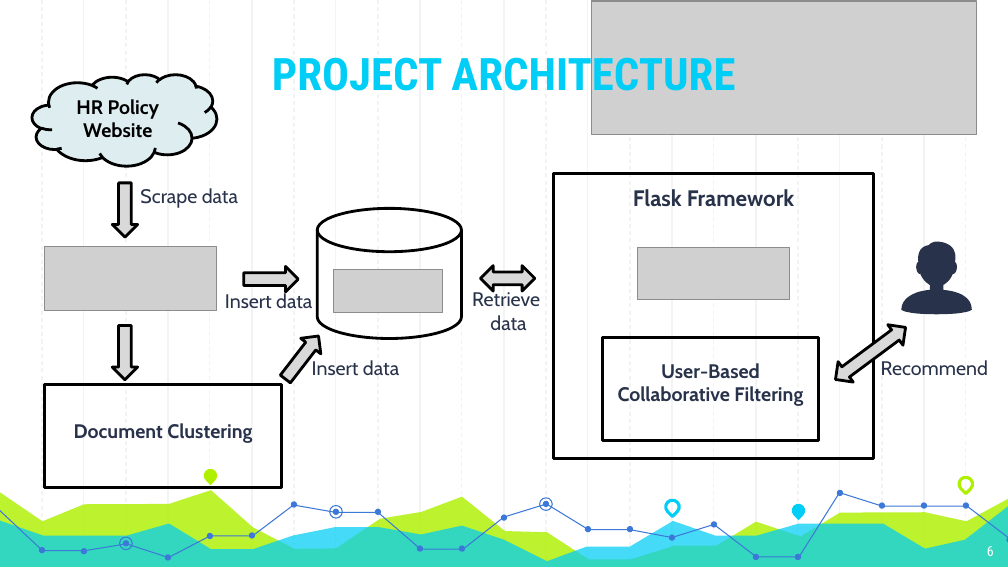
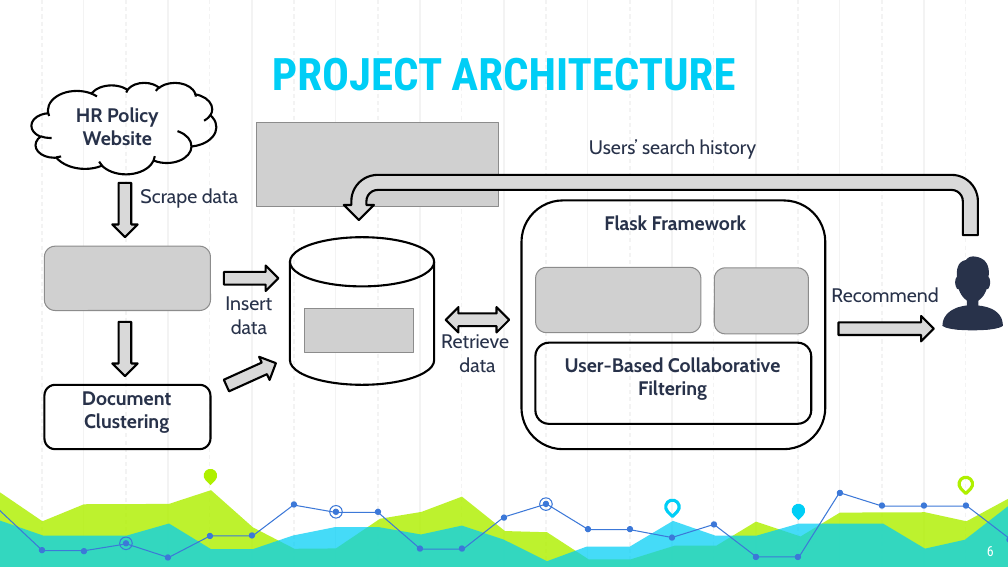
Before and after one commit to Andyayk/app, a slide deck: slide 6 of Graph Based Search.pptx. Drawn at 1008x567 pixels with LibreOffice and Linux fonts; fonts in the diff are those of the drawing; grey boxes stand for pictures. Boxes give left, top, right and bottom in pixels: in the first picture for what was removed or moved away, otherwise in the second. Text is boxed around its words. In the diff, an @@ line names an element or a change of style, - is before the commit and + after.

```diff
--- a/Graph Based Search.pptx
+++ b/Graph Based Search.pptx
@@ cloud "HR Policy Website": place and size @@
-cloud "HR Policy Website" at bbox=[32, 75, 217, 166]
+cloud "HR Policy Website" at bbox=[31, 83, 216, 174]
@@ cloud "HR Policy Website" at bbox=[31, 83, 216, 174]: text colour #000000 to #28324A; fill #DDEDF0 to none; outline #000000 2 pt to #000000 1.5 pt @@
@@ picture: place and size @@
-picture at bbox=[592, 1, 977, 134]
+picture at bbox=[256, 122, 498, 206]
@@ text added at bbox=[589, 139, 756, 159], 14 pt, text #28324A @@
+Users’ search history
@@ uturn arrow added at bbox=[344, 175, 978, 236], fill #D9D9D9, outline #000000 1.5 pt @@
@@ rounded rectangle: place and size @@
-rounded rectangle at bbox=[553, 173, 873, 459]
+rounded rectangle at bbox=[521, 201, 825, 450]
@@ text "Flask Framework": place and size @@
-text "Flask Framework" at bbox=[633, 189, 794, 207]
+text "Flask Framework" at bbox=[604, 215, 747, 231]
@@ text "Flask Framework" at bbox=[604, 215, 747, 231]: size 16 to 14 pt @@
@@ cylinder: place and size @@
-cylinder at bbox=[318, 209, 462, 339]
+cylinder at bbox=[290, 237, 434, 385]
@@ picture: place and size @@
-picture at bbox=[44, 246, 217, 310]
+picture at bbox=[44, 246, 211, 310]
@@ right arrow: place and size @@
-right arrow at bbox=[244, 266, 298, 291]
+right arrow at bbox=[224, 265, 278, 290]
@@ picture: place and size @@
-picture at bbox=[637, 248, 789, 299]
+picture at bbox=[535, 267, 701, 333]
@@ picture added at bbox=[715, 268, 808, 335] @@
@@ freeform shape: place and size @@
-freeform shape at bbox=[901, 242, 972, 314]
+freeform shape at bbox=[942, 257, 1003, 331]
@@ text "Insert data" rewrapped from bbox=[225, 291, 312, 309] to bbox=[225, 296, 272, 335] @@
@@ text "Recommend": place and size @@
-text "Recommend" at bbox=[881, 360, 988, 375]
+text "Recommend" at bbox=[831, 287, 938, 302]
@@ down arrow: place and size @@
-down arrow at bbox=[112, 326, 137, 380]
+down arrow at bbox=[112, 322, 137, 376]
@@ picture: place and size @@
-picture at bbox=[334, 269, 443, 312]
+picture at bbox=[304, 308, 413, 352]
@@ text "Retrieve data": place and size @@
-text "Retrieve data" at bbox=[472, 290, 540, 331]
+text "Retrieve data" at bbox=[441, 332, 509, 373]
@@ outline #000000 2 pt to #000000 1.5 pt in 4 elements at bbox=[112, 322, 137, 376], bbox=[224, 265, 278, 290], bbox=[290, 237, 434, 385], bbox=[446, 307, 509, 333] @@
@@ left right arrow: place and size @@
-left right arrow at bbox=[481, 266, 535, 291]
+left right arrow at bbox=[446, 307, 509, 333]
@@ left right arrow removed at bbox=[828, 317, 913, 390] @@
@@ right arrow added at bbox=[839, 317, 933, 342], fill #D9D9D9, outline #000000 1.5 pt @@
@@ down arrow at bbox=[222, 351, 281, 397]: outline #000000 2 pt to #000000 1.5 pt; rotation 217 to 245 degrees @@
@@ text "User-Based Collaborative Filtering" rewrapped from bbox=[618, 363, 803, 406] to bbox=[565, 357, 780, 400] @@
@@ rounded rectangle: place and size @@
-rounded rectangle at bbox=[602, 338, 818, 440]
+rounded rectangle at bbox=[535, 343, 811, 424]
@@ text "Document Clustering" rewrapped from bbox=[74, 423, 252, 443] to bbox=[82, 391, 171, 433] @@
@@ rectangle to rounded rectangle; outline #000000 2 pt to #000000 1.5 pt in 3 elements at bbox=[521, 201, 825, 450], bbox=[535, 343, 811, 424], bbox=[44, 385, 211, 450] @@
@@ rounded rectangle: place and size @@
-rounded rectangle at bbox=[44, 385, 282, 488]
+rounded rectangle at bbox=[44, 385, 211, 450]
@@ text removed at bbox=[312, 360, 399, 376] @@
-Insert data
```
Also in this commit, not shown: 6 other slides changed, 2 slides added.
